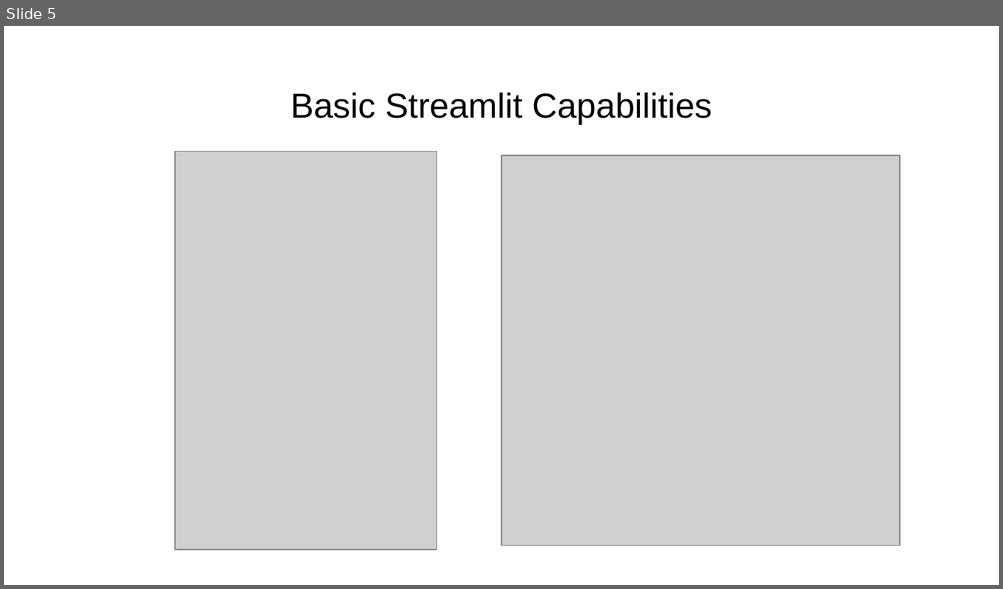
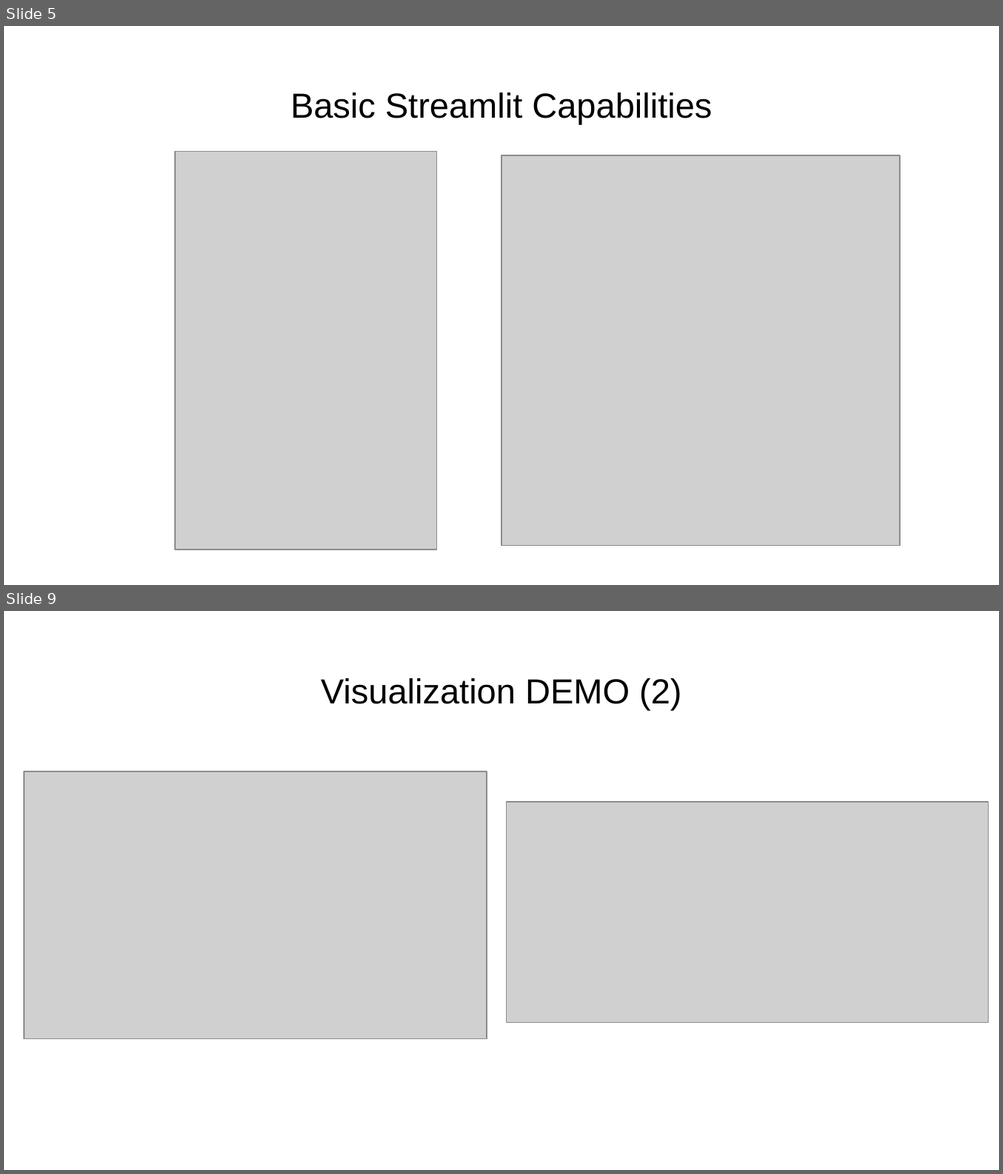
Before and after one commit to yshaheen1/Midterm-Streamlit-, a slide deck: Streamlit.pptx. Shown one above the other, each under a label of ours: slide 5 before the commit, slides 5 and 9 after it; the slides between them are not shown. The pictures are 1003x589 and 1003x1174 pixels, drawn with LibreOffice and Linux fonts; fonts in the diff are those of the drawing; grey boxes stand for pictures. Boxes give left, top, right and bottom in pixels: in the first picture for what was removed or moved away, otherwise in the second. Text is boxed around its words. In the diff, an @@ line names an element or a change of style, - is before the commit and + after.

```diff
--- a/Streamlit.pptx
+++ b/Streamlit.pptx
@@ slide 9 added at <box>4,611,999,1170</box>, background #FFFFFF @@
@@ title added at <box>321,678,681,710</box>, 25.2 pt, text #000000 @@
+Visualization DEMO (2)
@@ picture added at <box>24,772,486,1039</box> @@
@@ picture added at <box>506,802,987,1022</box> @@
```
Also in this commit, not shown: 3 slides changed, 1 other slide added, 1 slide removed.
